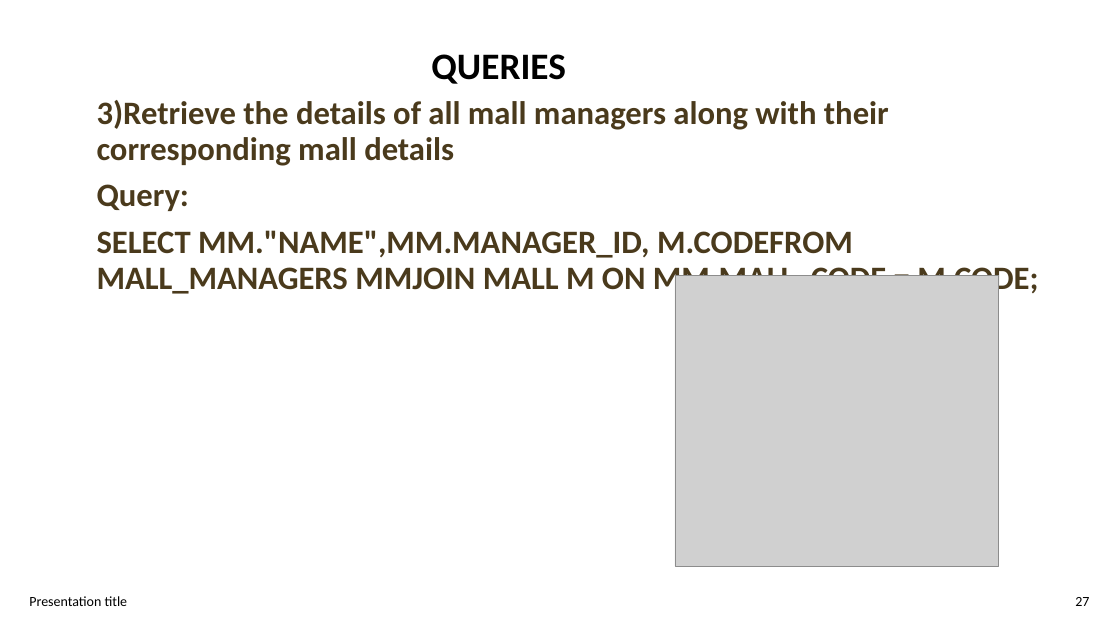
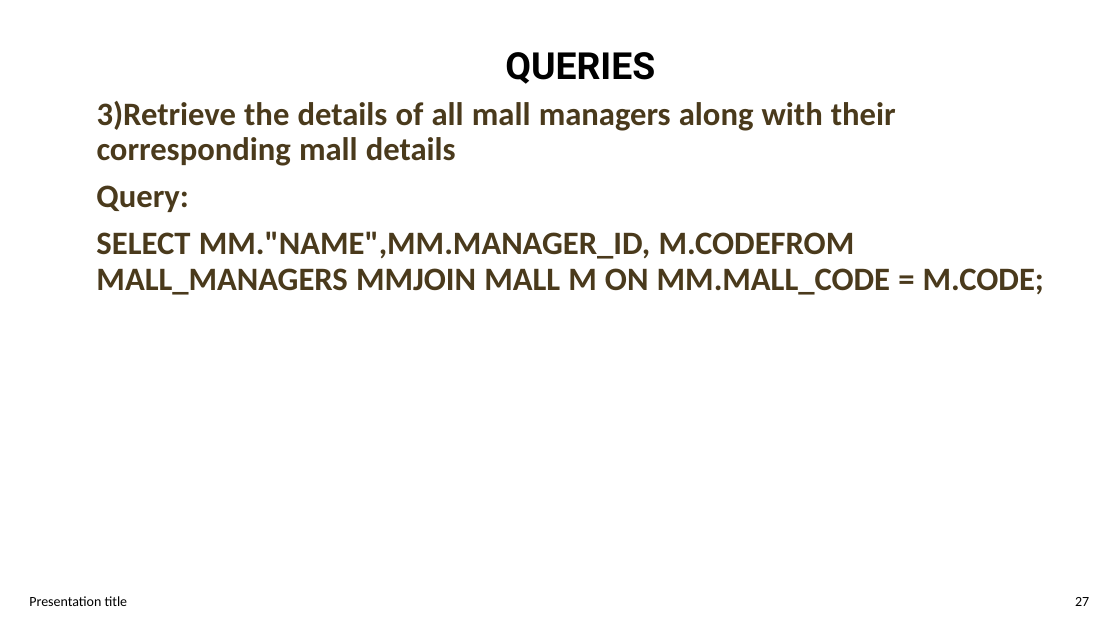
Before and after one commit to Bharadwaj721/Mall-Management-Database-System, a slide deck: slide 27 of DBMS PROJECT.pptx. Drawn at 1120x630 pixels with LibreOffice and Linux fonts; fonts in the diff are those of the drawing; grey boxes stand for pictures; background and template pictures are left out. Boxes give left, top, right and bottom in pixels: in the first picture for what was removed or moved away, otherwise in the second. Text is boxed around its words. In the diff, an @@ line names an element or a change of style, - is before the commit and + after.

```diff
--- a/DBMS PROJECT.pptx
+++ b/DBMS PROJECT.pptx
@@ text "QUERIES": place and size @@
-text "QUERIES" at (431,54,566,84)
+text "QUERIES" at (505,52,655,84)
@@ text "QUERIES" at (505,52,655,84): font Calibri to Roboto; line spacing 1 to 35.8pt @@
@@ text added at (97,101,896,166), 28 pt, text #4A3A1C, bold @@
+3)Retrieve the details of all mall managers along with their
+corresponding mall details
@@ text at (96,231,1044,295): text changed @@
-3)Retrieve the details of all mall managers along with their corresponding mall details
-Query:
-SELECT MM."NAME",MM.MANAGER_ID, M.CODEFROM MALL_MANAGERS MMJOIN MALL M ON MM.MALL_CODE = M.CODE;
+SELECT MM."NAME",MM.MANAGER_ID, M.CODEFROM
+MALL_MANAGERS MMJOIN MALL M ON MM.MALL_CODE = M.CODE;
@@ picture removed at (676,276,999,566) @@
@@ text "27" at (1075,597,1089,606): alignment right to left; line spacing 1 to 12pt; vertical alignment middle to top @@
```
Also in this commit, not shown: 29 other slides changed, 1 slide added, 1 slide removed.
